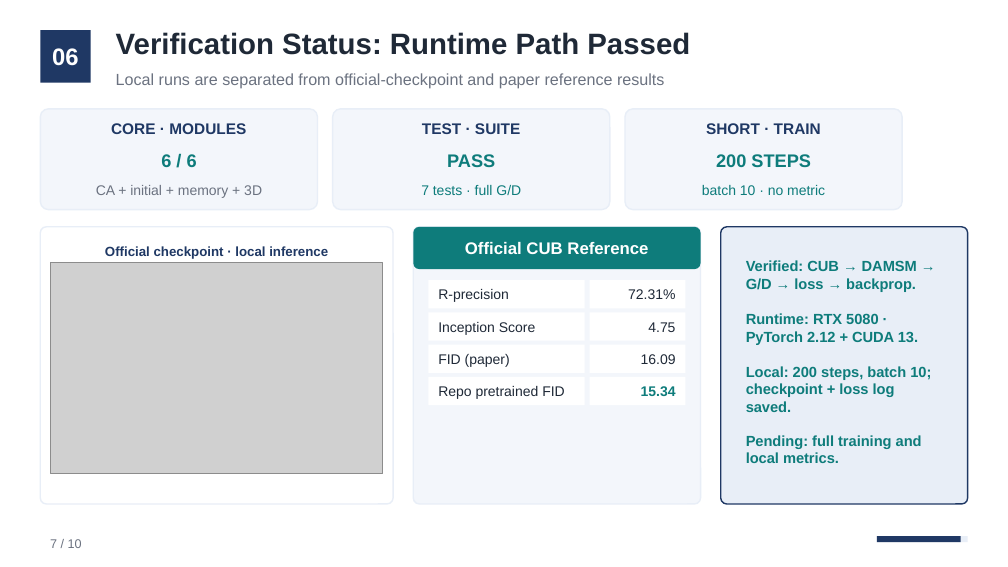
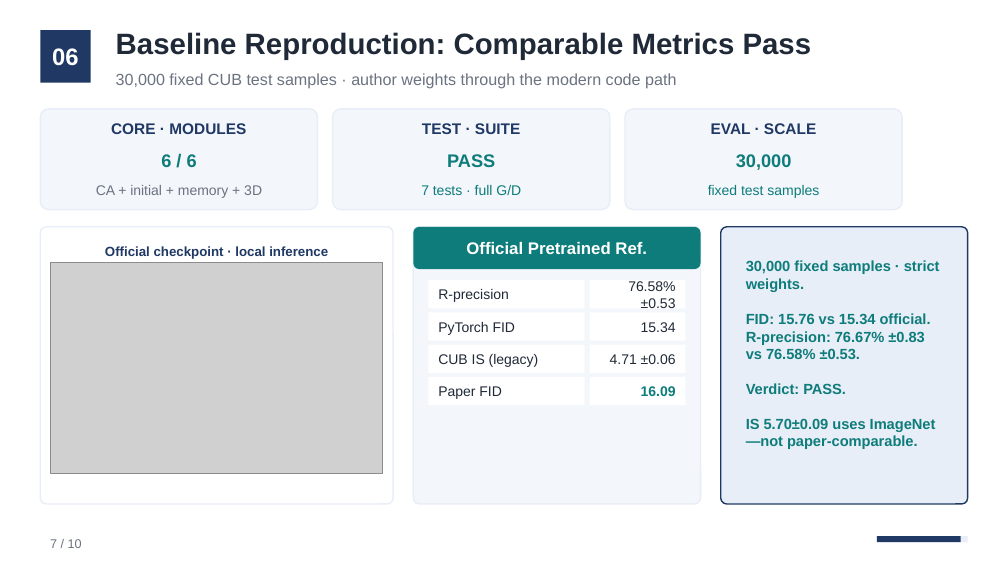
Before and after one commit to Alexzhoujk/DM-GANS, a slide deck: slide 7 of outputs/DM-GAN Baseline Implementation and Investigation - Session 6 Updated.pptx. Drawn at 1008x567 pixels with LibreOffice and Linux fonts; fonts in the diff are those of the drawing; grey boxes stand for pictures. Boxes give left, top, right and bottom in pixels: in the first picture for what was removed or moved away, otherwise in the second. Text is boxed around its words. In the diff, an @@ line names an element or a change of style, - is before the commit and + after.

Commit message:
Validate the DM-GAN baseline reproduction

```diff
--- a/outputs/DM-GAN Baseline Implementation and Investigation - Session 6 Updated.pptx
+++ b/outputs/DM-GAN Baseline Implementation and Investigation - Session 6 Updated.pptx
@@ text at (116, 32, 812, 59): text changed @@
-Verification Status: Runtime Path Passed
+Baseline Reproduction: Comparable Metrics Pass
@@ text at (116, 73, 676, 89): text changed @@
-Local runs are separated from official-checkpoint and paper reference results
+30,000 fixed CUB test samples · author weights through the modern code path
@@ text at (711, 123, 816, 134): text changed @@
-SHORT · TRAIN
+EVAL · SCALE
@@ text at (736, 154, 792, 170): text changed @@
-200 STEPS
+30,000
@@ text at (708, 185, 819, 198): text changed @@
-batch 10 · no metric
+fixed test samples
@@ text at (466, 242, 647, 254): text changed @@
-Official CUB Reference
+Official Pretrained Ref.
@@ text at (746, 260, 940, 449): text changed @@
-Verified: CUB → DAMSM → G/D → loss → backprop.
-Runtime: RTX 5080 · PyTorch 2.12 + CUDA 13.
-Local: 200 steps, batch 10; checkpoint + loss log saved.
-Pending: full training and local metrics.
+30,000 fixed samples · strict weights.
+FID: 15.76 vs 15.34 official.
+R-precision: 76.67% ±0.83 vs 76.58% ±0.53.
+Verdict: PASS.
+IS 5.70±0.09 uses ImageNet—not paper-comparable.
@@ text at (628, 281, 676, 308): text changed @@
-72.31%
+76.58% ±0.53
@@ text at (438, 322, 516, 335): text changed @@
-Inception Score
+PyTorch FID
@@ text "15.34": place and size @@
-text "15.34" at (641, 386, 676, 396)
+text "15.34" at (641, 322, 676, 332)
@@ text "15.34" at (641, 322, 676, 332): text colour #0E7C7B to #1F2937, bold off @@
@@ text at (438, 354, 539, 367): text changed @@
-FID (paper)
+CUB IS (legacy)
@@ text at (610, 354, 676, 364): text changed @@
-4.75
+4.71 ±0.06
@@ text at (438, 386, 501, 399): text changed @@
-Repo pretrained FID
+Paper FID
@@ text "16.09": place and size @@
-text "16.09" at (641, 354, 676, 364)
+text "16.09" at (641, 386, 676, 396)
@@ text "16.09" at (641, 386, 676, 396): text colour #1F2937 to #0E7C7B, bold on @@
```
Also in this commit, not shown: 4 other slides changed, 12 other files.
